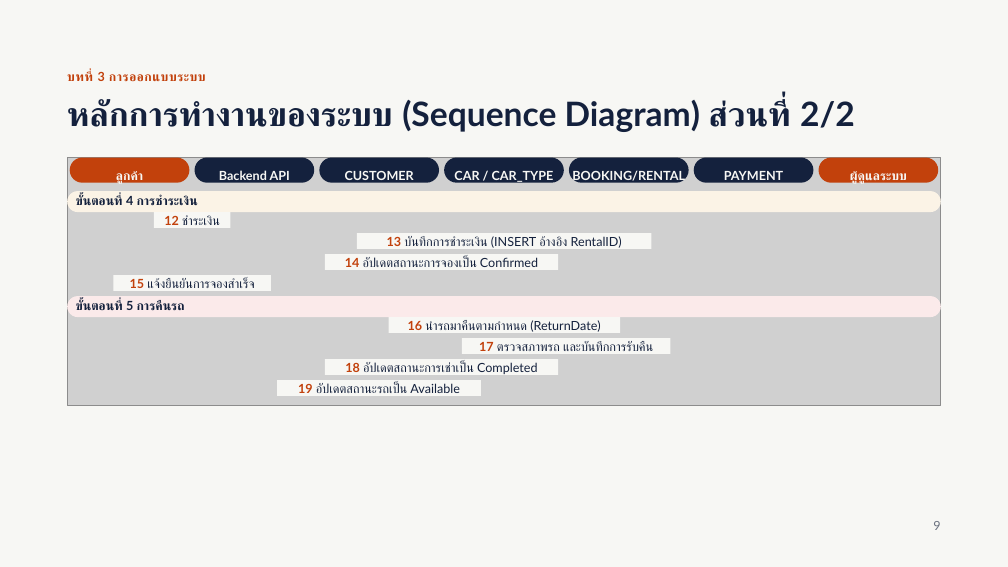
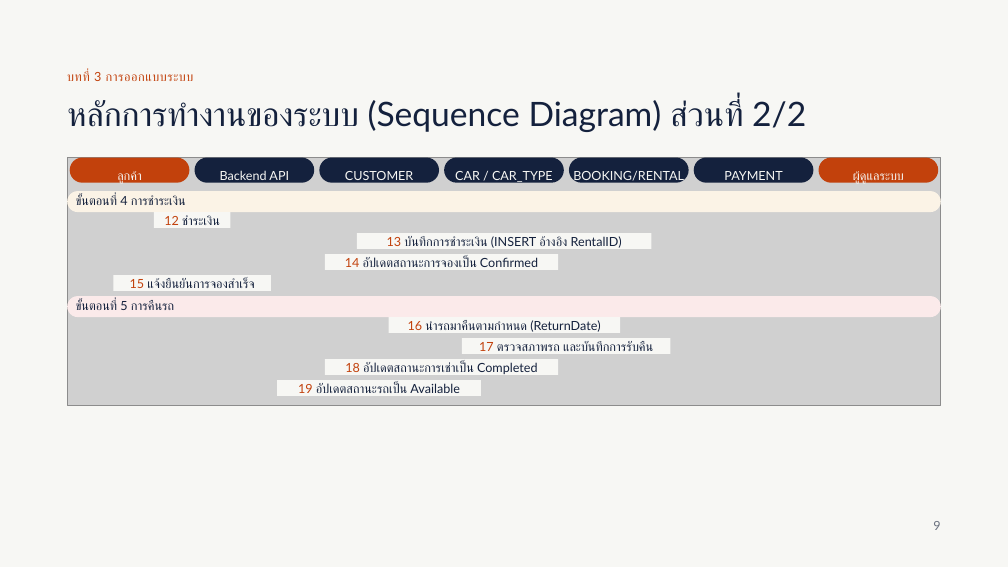
Before and after one commit to 68070299-lang/data, a slide deck: slide 9 of presentation/Online_Car_Rental_System.pptx. Drawn at 1008x567 pixels with LibreOffice and Linux fonts; fonts in the diff are those of the drawing; grey boxes stand for pictures. Boxes give left, top, right and bottom in pixels: in the first picture for what was removed or moved away, otherwise in the second. Text is boxed around its words. In the diff, an @@ line names an element or a change of style, - is before the commit and + after.

```diff
--- a/presentation/Online_Car_Rental_System.pptx
+++ b/presentation/Online_Car_Rental_System.pptx
@@ text "12 ชำระเงิน" at bbox=[164, 215, 220, 225]: bold off in "12" @@
@@ text "13 บันทึกการชำระเงิน (INSERT อ้างอิง RentalID)" at bbox=[387, 236, 622, 248]: bold off in "13" @@
@@ text "14 อัปเดตสถานะการจองเป็น Confirmed" at bbox=[345, 257, 538, 267]: bold off in "14" @@
@@ bold off in 11 elements at bbox=[67, 71, 194, 81], bbox=[67, 100, 806, 132], bbox=[117, 171, 142, 184], bbox=[220, 170, 289, 183], bbox=[345, 171, 413, 183], bbox=[455, 171, 553, 183], bbox=[573, 171, 684, 183], bbox=[724, 171, 782, 183], bbox=[853, 171, 904, 184], bbox=[76, 195, 186, 205], bbox=[76, 300, 174, 310] @@
@@ text "15 แจ้งยืนยันการจองสำเร็จ" at bbox=[130, 278, 254, 288]: bold off in "15" @@
@@ text "16 นำรถมาคืนตามกำหนด (ReturnDate)" at bbox=[408, 320, 601, 332]: bold off in "16" @@
@@ text "18 อัปเดตสถานะการเช่าเป็น Completed" at bbox=[345, 362, 538, 374]: bold off in "18" @@
@@ text "17 ตรวจสภาพรถ และบันทึกการรับคืน" at bbox=[479, 341, 653, 351]: bold off in "17" @@
@@ text "19 อัปเดตสถานะรถเป็น Available" at bbox=[298, 383, 460, 393]: bold off in "19" @@
```
Also in this commit, not shown: 30 other slides changed, 2 other files.
